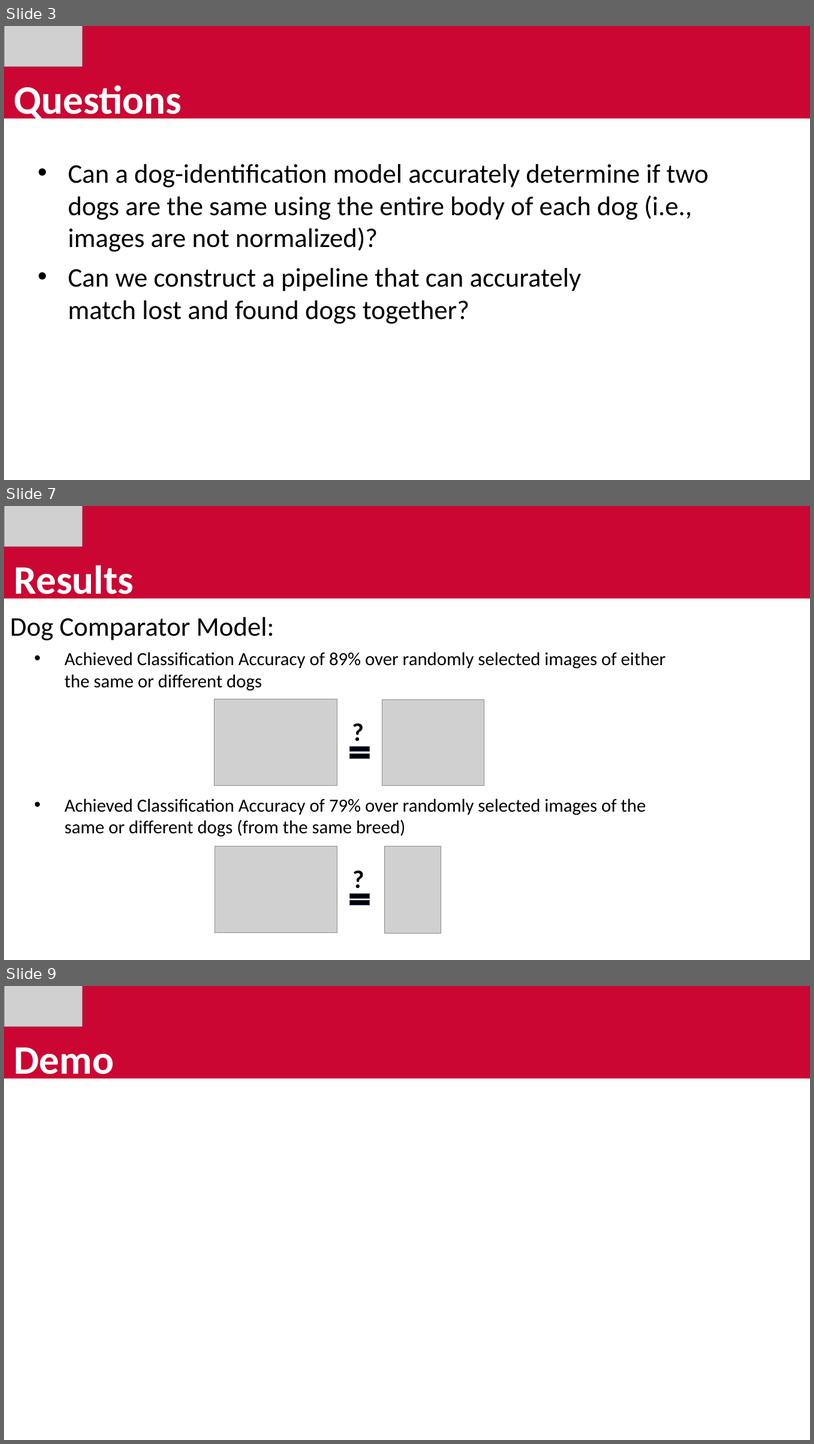
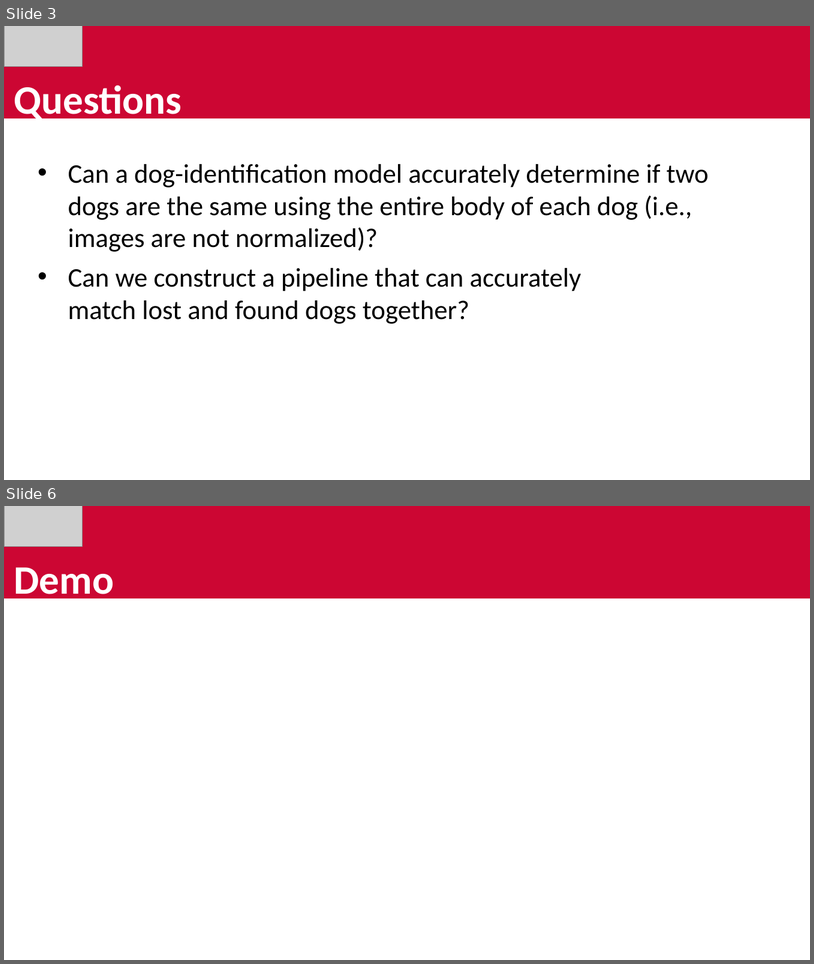
Before and after one commit to avickars/Dog-Application, a slide deck: final_presentation.pptx. Shown one above the other, each under a label of ours: slides 3, 7 and 9 before the commit, slides 3 and 6 after it; the slides between them are not shown. The pictures are 814x1444 and 814x964 pixels, drawn with LibreOffice and Linux fonts; fonts in the diff are those of the drawing; grey boxes stand for pictures. Boxes give left, top, right and bottom in pixels: in the first picture for what was removed or moved away, otherwise in the second. Text is boxed around its words. In the diff, an @@ line names an element or a change of style, - is before the commit and + after.

```diff
--- a/final_presentation.pptx
+++ b/final_presentation.pptx
@@ slide 7 removed at (x1=4, y1=506, x2=810, y2=960), background #FFFFFF @@
@@ rectangle removed at (x1=4, y1=506, x2=810, y2=598) @@
@@ picture removed at (x1=4, y1=506, x2=83, y2=546) @@
@@ text removed at (x1=14, y1=565, x2=134, y2=603) @@
-Results
@@ text removed at (x1=10, y1=617, x2=275, y2=640) @@
-Dog Comparator Model:
@@ text removed at (x1=65, y1=652, x2=666, y2=691) @@
-• Achieved Classification Accuracy of 89% over randomly selected images of either the same or different dogs
@@ picture removed at (x1=215, y1=699, x2=338, y2=786) @@
@@ picture removed at (x1=383, y1=700, x2=485, y2=786) @@
@@ text removed at (x1=343, y1=713, x2=374, y2=750) @@
-?
@@ math equal removed at (x1=346, y1=742, x2=373, y2=762) @@
@@ text removed at (x1=65, y1=798, x2=647, y2=837) @@
-• Achieved Classification Accuracy of 79% over randomly selected images of the same or different dogs (from the same breed)
@@ picture removed at (x1=215, y1=846, x2=338, y2=933) @@
@@ picture removed at (x1=384, y1=846, x2=441, y2=933) @@
@@ text removed at (x1=344, y1=860, x2=374, y2=897) @@
-?
@@ math equal removed at (x1=347, y1=889, x2=374, y2=909) @@
@@ what was slide 9 is now slide 6 @@
```
Also in this commit, not shown: 3 slides changed, 1 slide added, 2 other slides removed, 7 other files.
